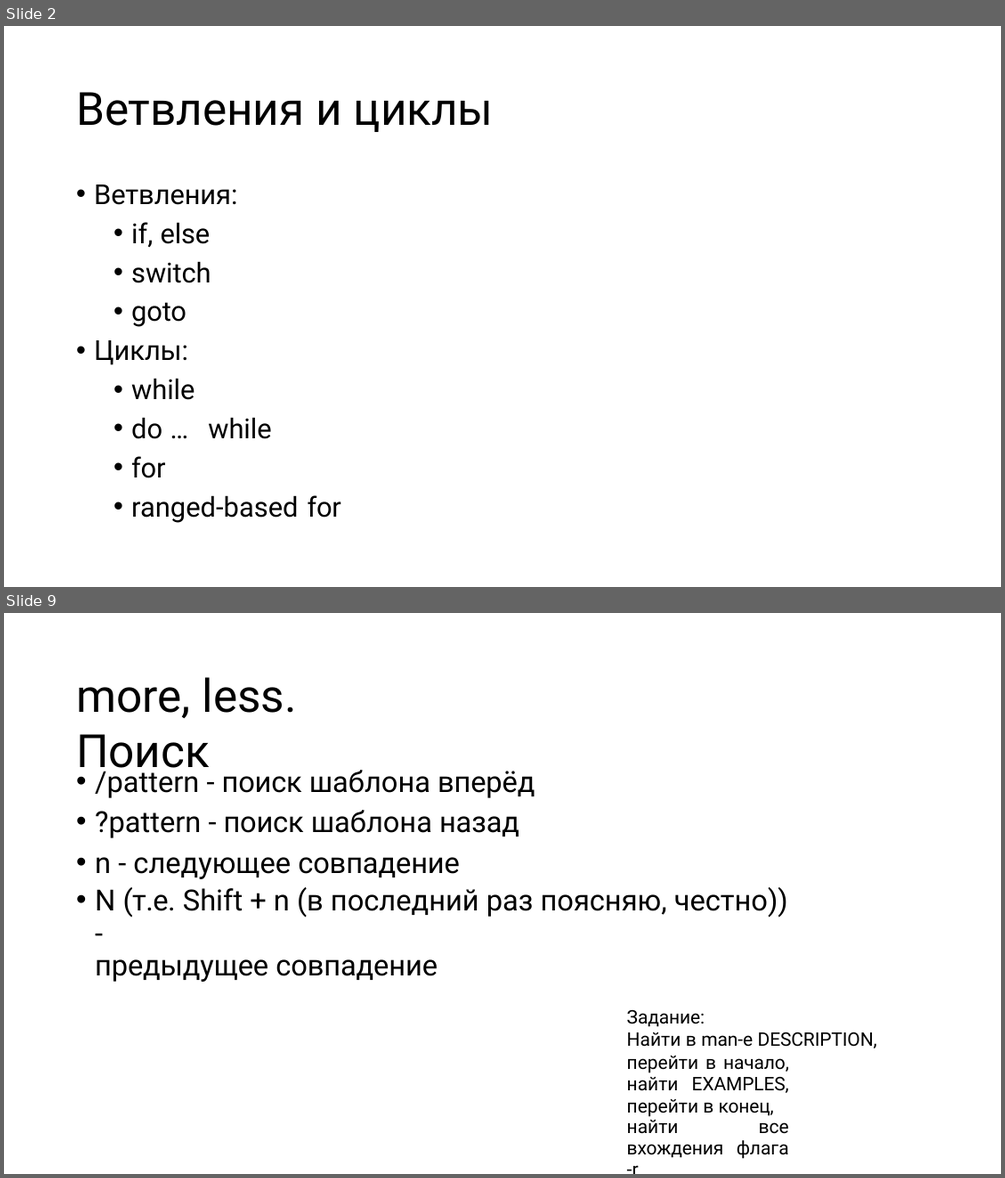
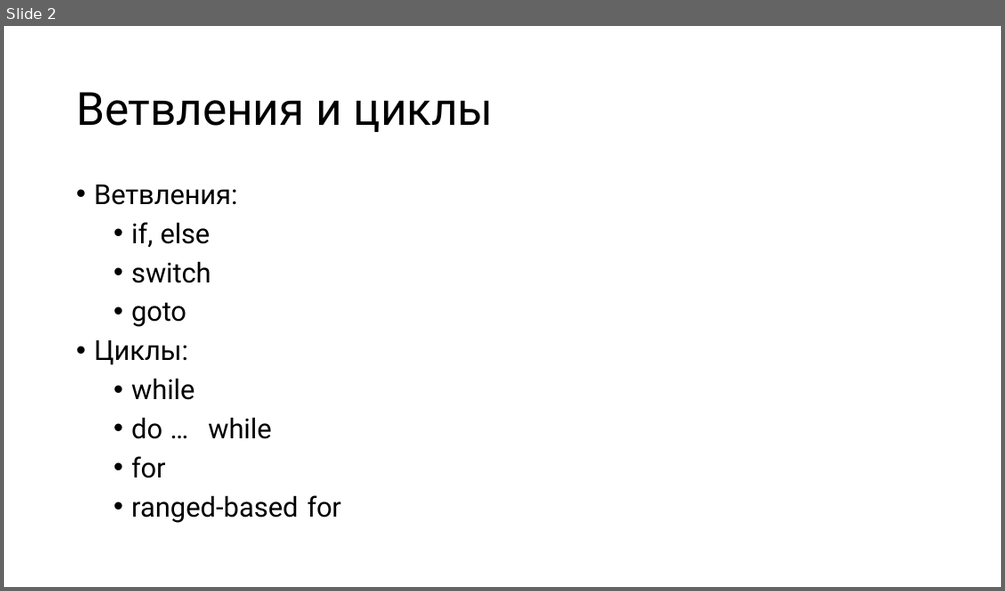
Before and after one commit to kostya2709/C_Plus_Plus_seminars, a slide deck: fall/sem_2_basics/presentations/Семинар_2_basics.pptx. Shown one above the other, each under a label of ours: slides 2 and 9 before the commit, slide 2 after it; the slides between them are not shown. The pictures are 1005x1178 and 1005x591 pixels, drawn with LibreOffice and Linux fonts; fonts in the diff are those of the drawing. Boxes give left, top, right and bottom in pixels: in the first picture for what was removed or moved away, otherwise in the second. Text is boxed around its words. In the diff, an @@ line names an element or a change of style, - is before the commit and + after.

```diff
--- a/fall/sem_2_basics/presentations/Семинар_2_basics.pptx
+++ b/fall/sem_2_basics/presentations/Семинар_2_basics.pptx
@@ slide 9 removed at (x1=4, y1=613, x2=1001, y2=1174), background #FFFFFF @@
@@ title removed at (x1=76, y1=677, x2=297, y2=778) @@
-more, less. Поиск
@@ text removed at (x1=95, y1=765, x2=788, y2=917) @@
-• /pattern - поиск шаблона вперёд
-• ?pattern - поиск шаблона назад
-• n - следующее совпадение
-• N (т.е. Shift + n (в последний раз поясняю, честно)) -
-предыдущее совпадение
@@ text removed at (x1=627, y1=1010, x2=877, y2=1159) @@
-Задание:
-Найти в man-е DESCRIPTION,
-перейти в начало, найти EXAMPLES, перейти в конец,
-найти все вхождения флага -r
```
Also in this commit, not shown: 1 slide changed, 14 other slides removed, 1 other file.
